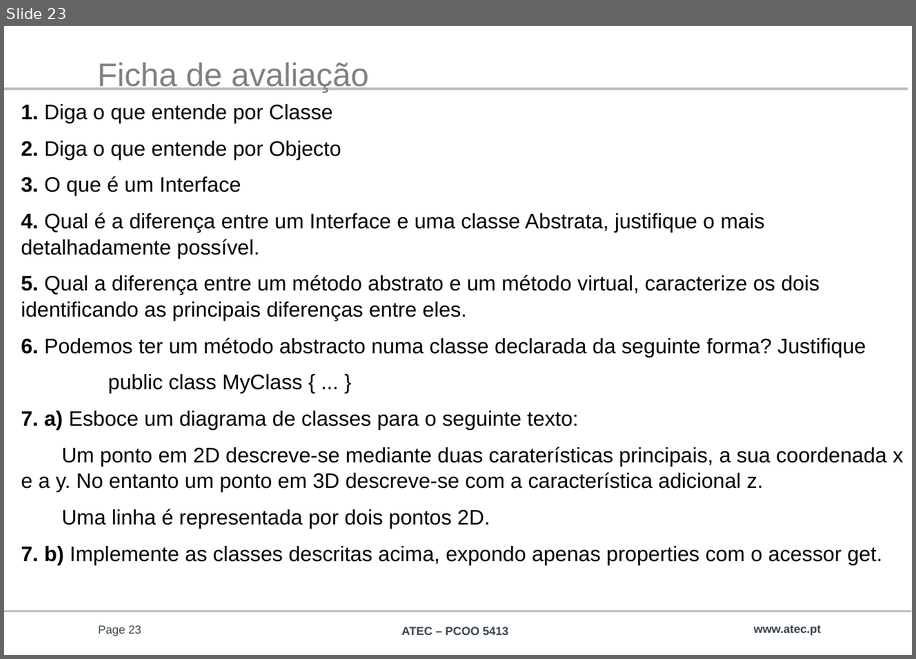
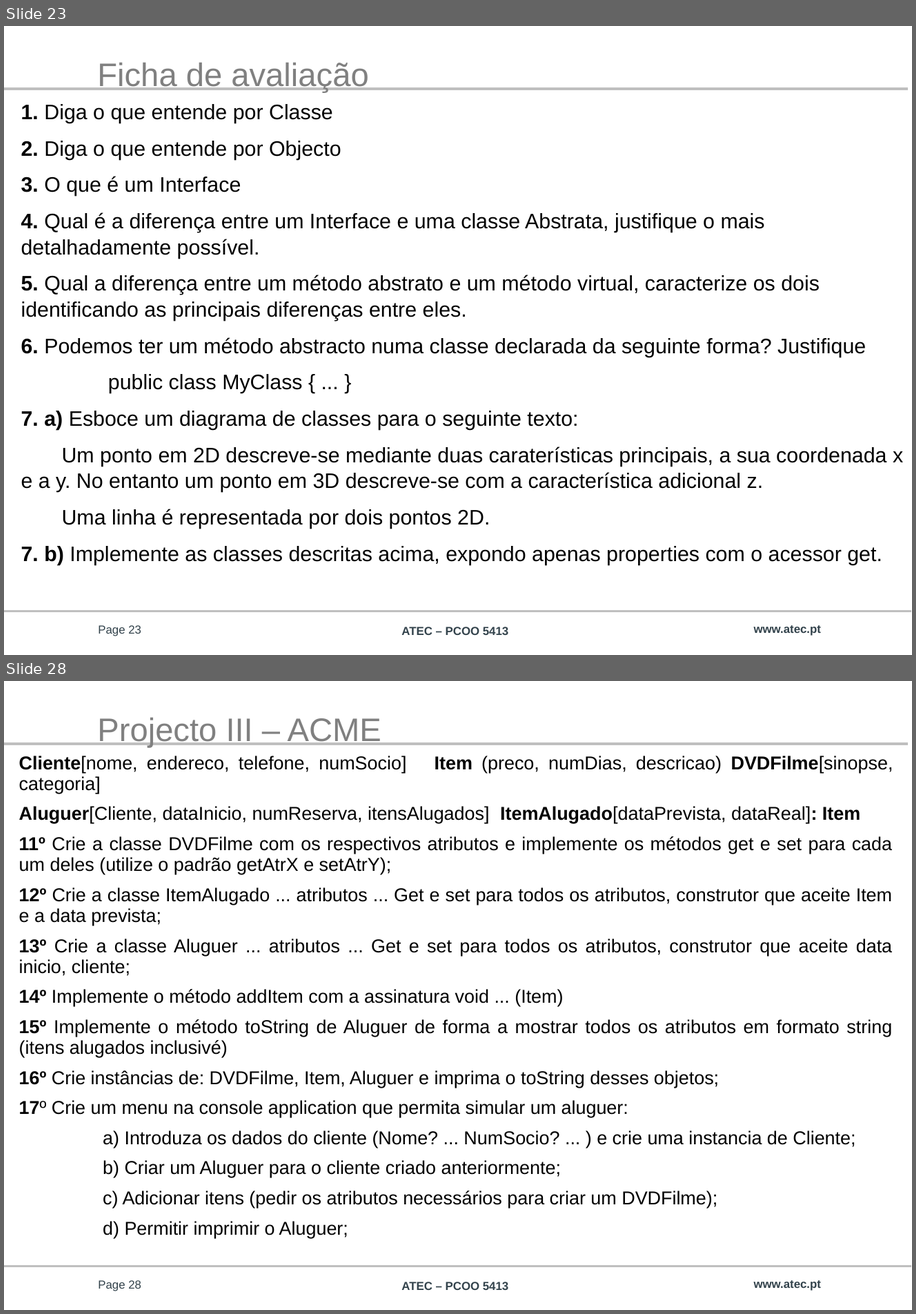
Before and after one commit to atec-avaz/atec, a slide deck: PCOO/PCOO 5413.PPTX. Shown one above the other, each under a label of ours: slide 23 before the commit, slides 23 and 28 after it; the slides between them are not shown. The pictures are 916x659 and 916x1314 pixels, drawn with LibreOffice and Linux fonts; fonts in the diff are those of the drawing; background and template pictures are left out. Boxes give left, top, right and bottom in pixels: in the first picture for what was removed or moved away, otherwise in the second. Text is boxed around its words. In the diff, an @@ line names an element or a change of style, - is before the commit and + after.

```diff
--- a/PCOO/PCOO 5413.PPTX
+++ b/PCOO/PCOO 5413.PPTX
@@ slide 28 added at (4, 681, 912, 1310), background #FFFFFF; not listed: 3 template elements that a slide beside it also shows @@
@@ title added at (97, 718, 381, 747), 28 pt, text #808080 @@
+Projecto III – ACME
@@ text added at (19, 756, 893, 1238), 16 pt, text #000000 @@
+Cliente[nome, endereco, telefone, numSocio] Item (preco, numDias, descricao) DVDFilme[sinopse, categoria]
+Aluguer[Cliente, dataInicio, numReserva, itensAlugados] ItemAlugado[dataPrevista, dataReal]: Item
+11º Crie a classe DVDFilme com os respectivos atributos e implemente os métodos get e set para cada um deles (utilize o padrão getAtrX e setAtrY);
+12º Crie a classe ItemAlugado ... atributos ... Get e set para todos os atributos, construtor que aceite Item e a data prevista;
+13º Crie a classe Aluguer ... atributos ... Get e set para todos os atributos, construtor que aceite data inicio, cliente;
+14º Implemente o método addItem com a assinatura void ... (Item)
+15º Implemente o método toString de Aluguer de forma a mostrar todos os atributos em formato string (itens alugados inclusivé)
+16º Crie instâncias de: DVDFilme, Item, Aluguer e imprima o toString desses objetos;
+17º Crie um menu na console application que permita simular um aluguer:
+a) Introduza os dados do cliente (Nome? ... NumSocio? ... ) e crie uma instancia de Cliente;
+b) Criar um Aluguer para o cliente criado anteriormente;
+c) Adicionar itens (pedir os atributos necessários para criar um DVDFilme);
+d) Permitir imprimir o Aluguer;
@@ page number added at (98, 1280, 141, 1291), 10 pt, text #33434C @@
+Page 28
@@ text added at (754, 1280, 821, 1290), 10 pt, text #33434C, bold @@
+www.atec.pt
```
Also in this commit, not shown: 2 slides changed, 2 other slides added.
